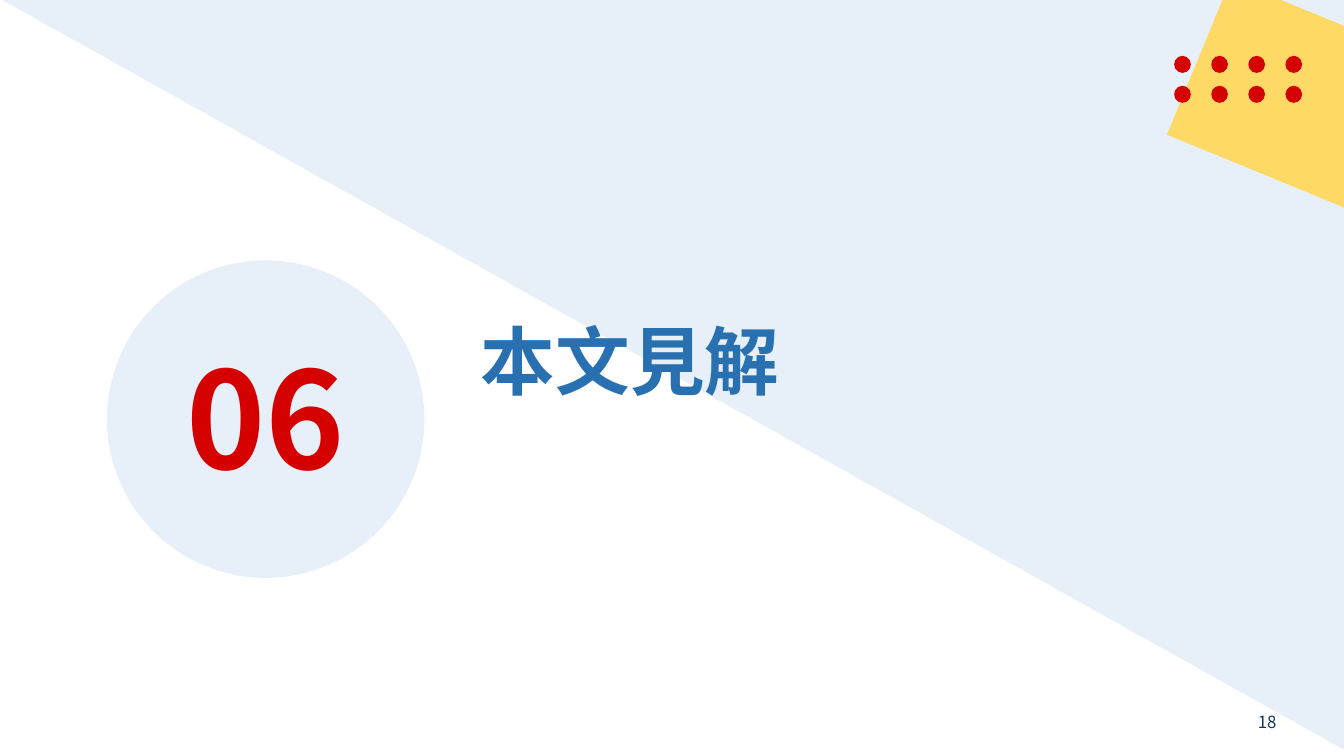
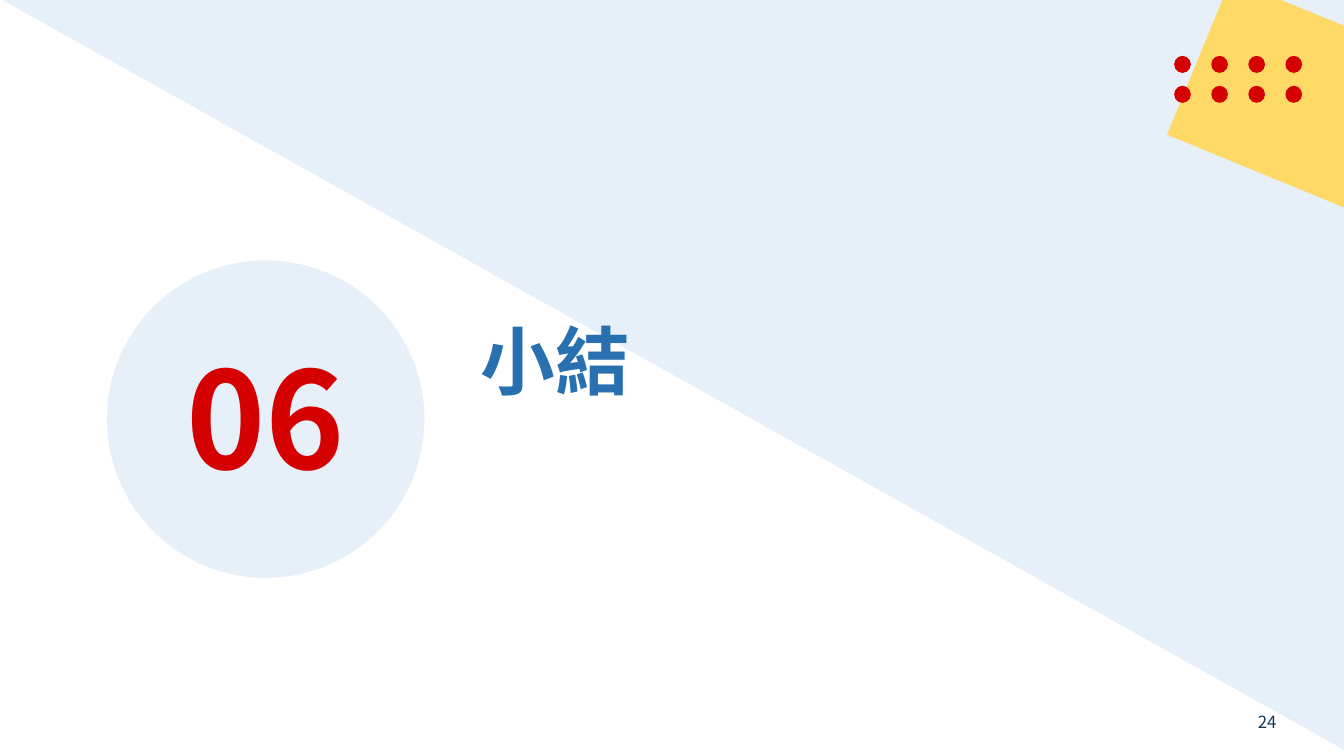
Before and after one commit to mt019/1121_Fiscal_Law, a slide deck: slide 24 of _material/_我的學期報告/_ppt/空氣污染防制基金.pptx (slide 18 before the commit). Drawn at 1344x756 pixels with LibreOffice and Linux fonts; fonts in the diff are those of the drawing. Boxes give left, top, right and bottom in pixels: in the first picture for what was removed or moved away, otherwise in the second. Text is boxed around its words. In the diff, an @@ line names an element or a change of style, - is before the commit and + after.

```diff
--- a/_material/_我的學期報告/_ppt/空氣污染防制基金.pptx
+++ b/_material/_我的學期報告/_ppt/空氣污染防制基金.pptx
@@ title at box(481, 325, 630, 396): text changed @@
-本文見解
+小結
@@ page number at box(1258, 715, 1277, 728): text changed @@
-18
+24
```
Also in this commit, not shown: 3 other slides changed, 16 slides added, 9 slides removed, 11 other files.
